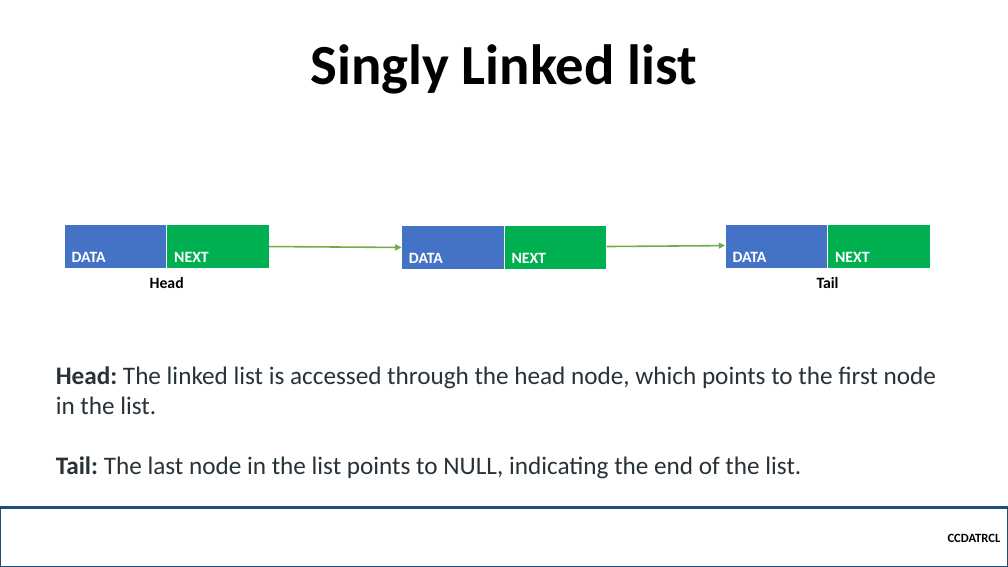
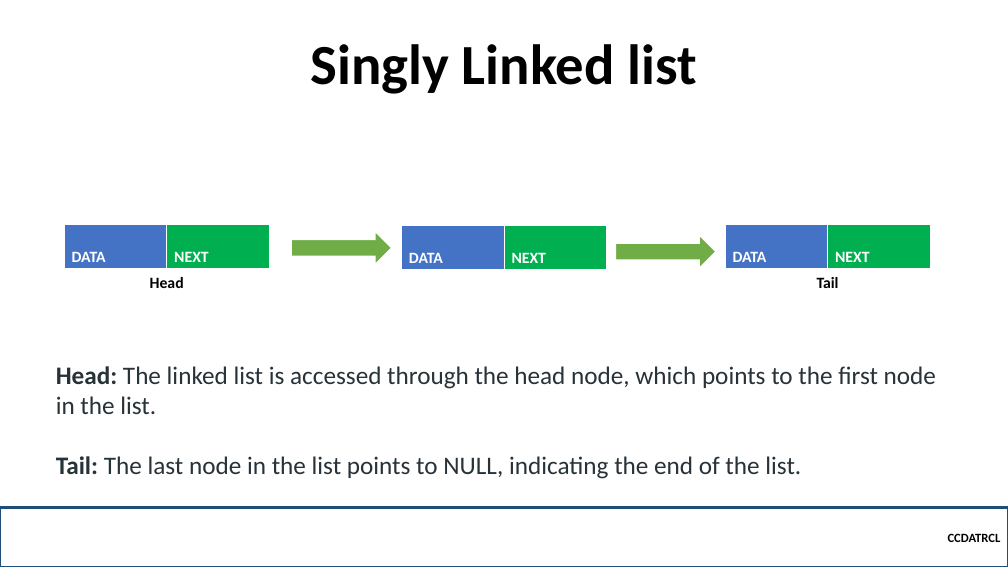
Before and after one commit to robitussin/CCDATRCL, a slide deck: slide 8 of 2 - Linked List/Linkedlist.pptx. Drawn at 1008x567 pixels with LibreOffice and Linux fonts; fonts in the diff are those of the drawing; background and template pictures are left out. Boxes give left, top, right and bottom in pixels: in the first picture for what was removed or moved away, otherwise in the second. Text is boxed around its words. In the diff, an @@ line names an element or a change of style, - is before the commit and + after.

```diff
--- a/2 - Linked List/Linkedlist.pptx
+++ b/2 - Linked List/Linkedlist.pptx
@@ right arrow added at bbox=[291, 231, 392, 265], fill #70AD47, outline #FFFFFF 1.5 pt @@
@@ right arrow added at bbox=[616, 234, 716, 268], fill #70AD47, outline #FFFFFF 1.5 pt @@
@@ arrow removed from (269, 247) to (402, 247) @@
@@ arrow removed from (606, 247) to (725, 246) @@
```
Also in this commit, not shown: 6 other slides changed.
